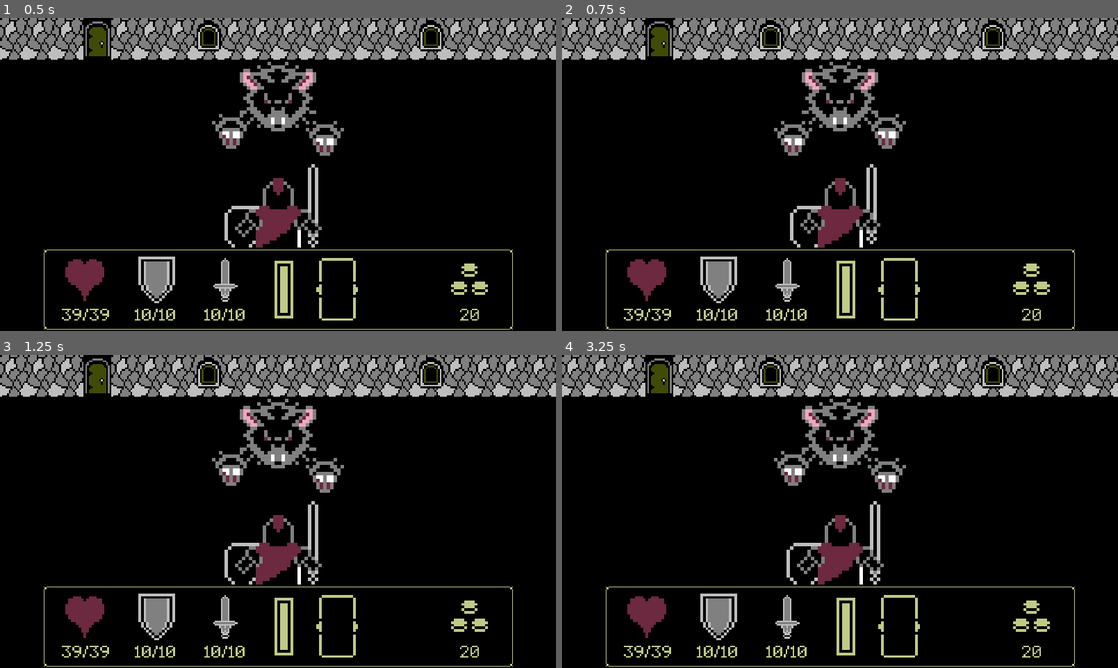
Above: before the commit, frames 1-4 (two rows, left to right).
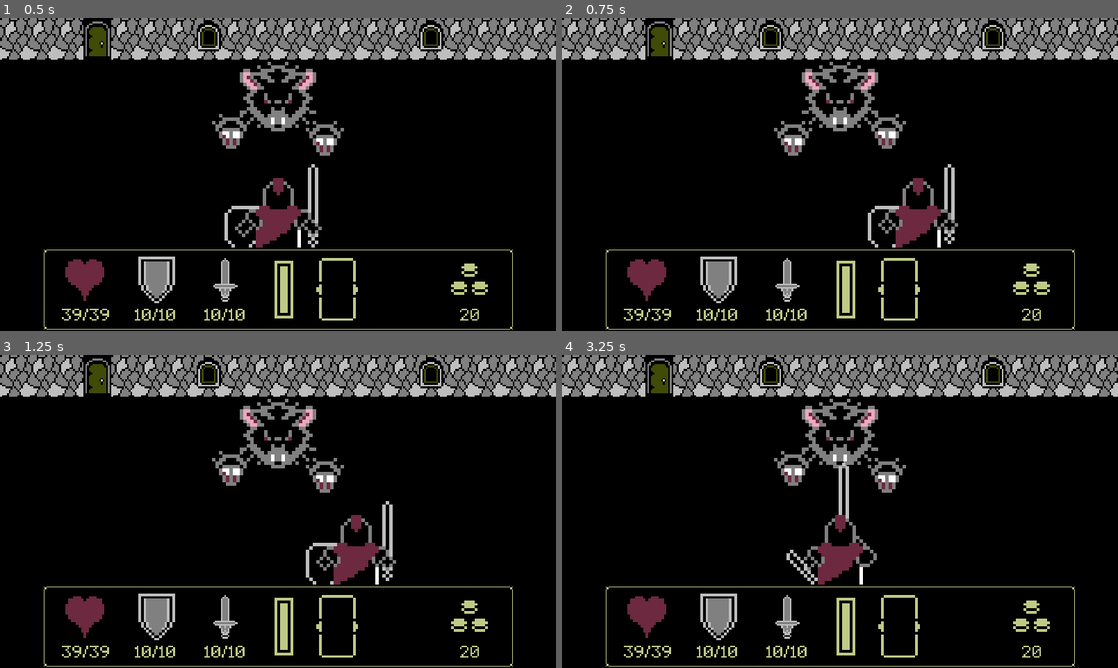
Above: after the commit, the same moments.

Repository: ChrisGlenn/tdaci
Game: Godot game, scene res://Scenes/Battleground/battleground.tscn
The game is run twice, just before and just after one commit, with the same random seed, the same clock (stepped at 60 frames per second) and the same inputs. Before the commit the project has no main scene; this scene is started directly in both runs.
Inputs:
- Up to frame 1 (0.5 s): no input
- Up to frame 2 (0.75 s): tap Enter at 0.5 s; hold Right (ci_RIGHT) from 0.53 s (still down); tap Space (ci_A, bound only after the commit) at 0.6 s
- Up to frame 3 (1.25 s): keep holding Right (ci_RIGHT)
- Up to frame 4 (3.25 s): release Right (ci_RIGHT) at 1.28 s; hold Down (ci_DOWN) 1.28-2.03 s; tap End (ci_END) at 1.35 s; tap Space (ci_A, bound only after the commit) at 1.55, 2, 2.1, 2.85 s; hold Right (ci_RIGHT) 2.03-2.78 s; hold Up (ci_UP) from 2.78 s (still down)

Frame 1 is identical in both runs. In frame 2, 2.8% of the frame differs, in the area x 41-72%, y 46-74%; in frame 3, 2.9%, in the area x 40-72%, y 46-74%; in frame 4, 0.8%.

Commit message:
8/28/2024 NOON

Diff:
--- a/Scenes/Battlers/Fighter_Battler/fighter_battler.gd
+++ b/Scenes/Battlers/Fighter_Battler/fighter_battler.gd
@@ -3,30 +3,80 @@
 # if the player is the fighter class then this is the battler for them!
 @onready var FIGHTER_ANIM = $Animation_Fighter
 @export var cool_down : int = 60 # cool down period between movements
-var FIGHTER_STATE : String = "IDLE" # IDLE, HIT, ATTACK, BLOCK, DEAD, DODGE LEFT, DODGE RIGHT, FATIGUED, CASTING, ITEM
+@export var stamina_regen : int = 4 # period in between stamina regen
+var FIGHTER_STATE : String = "IDLE" # IDLE, HIT, ATTACK, BLOCK, DEAD, DODGE_LEFT, DODGE_RIGHT, DODGE_BACK, FATIGUED, CASTING, ITEM
+var detect_input : bool = true # used to control input detection
 var cool_down_rec # keeps track of cool_down
+var stamina_regen_rec # holds the stamina_regen setting
+var is_blocking : bool = false # true if the player is blocking
 
 
 func _ready():
-    cool_down_rec = cool_down # record the cool_down setting
+	cool_down_rec = cool_down # record the cool_down setting
+	stamina_regen_rec = stamina_regen # record the stamina_regen setting
+	FIGHTER_ANIM.play("idle")
 
 func _process(delta):
-    fighter_control(delta) # fighter control function
+	fighter_control(delta) # fighter control function
 
 
-func fighter_control(_clock):
-    # the fighter ai is totally dependent on the player's input so there IS no ai
-    # the fighter will stay idle until player input is detected or the player is hit or killed
-    if FIGHTER_STATE == "IDLE":
-        # idle state ideally awaiting user input...
-        FIGHTER_ANIM.play("idle")
-    elif FIGHTER_STATE == "HIT":
-        pass
-    elif FIGHTER_STATE == "FATIGUED":
-        pass
-    elif FIGHTER_STATE == "CASTING":
-        pass
-    elif FIGHTER_STATE == "ITEM":
-        pass
-    elif FIGHTER_STATE == "DEAD":
-        pass
+func fighter_control(clock):
+	# the fighter ai is totally dependent on the player's input so there IS no ai
+	# the fighter will stay idle until player input is detected or the player is hit or killed
+	if Globals.player_hp > 0:
+		# MOVEMENT/INPUT
+		# movement cool down
+		if cool_down > 0:
+			cool_down -= clock * Globals.timer_ctrl # decrement cool_down
+		else:
+			if detect_input:
+				# check for input from the player and then check from there
+				# DODGE LEFT
+				if Input.is_action_just_pressed("ci_LEFT"):
+					FIGHTER_ANIM.play("dodge_left") # play the animation
+					# decrement stamina check
+					detect_input = false # stop input detection
+				# DODGE RIGHT
+				if Input.is_action_just_pressed("ci_RIGHT"):
+					FIGHTER_ANIM.play("dodge_right") # play the animation
+					# decrement stamina check
+					detect_input = false # stop input detection
+				# DODGE BACK
+				if Input.is_action_just_pressed("ci_DOWN"):
+					FIGHTER_ANIM.play("dodge_back") # play the animation
+					# decrement stamina check
+					detect_input = false # stop input detection
+				# ATTACK
+				if Input.is_action_just_pressed("ci_A"):
+					FIGHTER_ANIM.play("attack") # play the animation
+					# decrement stamina check
+					detect_input = false # stop input detection
+		# STAMINA REGENERATION
+		if Globals.player_stamina > 0:
+			# if the player's stamina is above 0 (not fatigued)
+			# then the stamina will slowly regenerate
+			if Globals.player_stamina < 100:
+				if stamina_regen > 0:
+					stamina_regen -= clock * Globals.timer_ctrl # decrement
+				else:
+					Globals.player_stamina += 1 # increment player stamina
+					stamina_regen = stamina_regen_rec # reset the stamina regen
+			else:
+				Globals.player_stamina = 100 # stop it from going OVER 100
+
+
+func _on_animation_fighter_animation_finished(anim_name):
+	# this function plays when the animation player is done playing
+	if anim_name == "dodge_left" or anim_name == "dodge_right" or anim_name == "dodge_back":
+		cool_down = cool_down_rec # reset the cool_down period
+		detect_input = true # hand back control to the player
+		FIGHTER_ANIM.play("idle") # play the idle animation
+	elif anim_name == "attack":
+		cool_down = cool_down_rec # reset the cool_down period
+		detect_input = true # hand back control to the player
+		FIGHTER_ANIM.play("idle") # play the idle animation
+
+func _on_fighter_body_area_entered(area):
+	# this detects when another area has entered the 'fighter_body' area
+	if area.is_in_group("ENEMY"):
+		print("HIT!!") # DEBUG
--- a/Scenes/Battlers/Fighter_Battler/fighter_battler.tscn
+++ b/Scenes/Battlers/Fighter_Battler/fighter_battler.tscn
@@ -9,7 +9,78 @@
 [sub_resource type="RectangleShape2D" id="RectangleShape2D_vhwye"]
 size = Vector2(8, 64)
 
-[sub_resource type="Animation" id="Animation_hfioq"]
+[sub_resource type="Animation" id="Animation_lma4v"]
+length = 0.001
+tracks/0/type = "value"
+tracks/0/imported = false
+tracks/0/enabled = true
+tracks/0/path = NodePath("fighter_body/Sprite2D:frame")
+tracks/0/interp = 1
+tracks/0/loop_wrap = true
+tracks/0/keys = {
+"times": PackedFloat32Array(0),
+"transitions": PackedFloat32Array(1),
+"update": 1,
+"values": [0]
+}
+tracks/1/type = "value"
+tracks/1/imported = false
+tracks/1/enabled = true
+tracks/1/path = NodePath("fighter_body:position")
+tracks/1/interp = 1
+tracks/1/loop_wrap = true
+tracks/1/keys = {
+"times": PackedFloat32Array(0),
+"transitions": PackedFloat32Array(1),
+"update": 0,
+"values": [Vector2(0, 0)]
+}
+tracks/2/type = "value"
+tracks/2/imported = false
+tracks/2/enabled = true
+tracks/2/path = NodePath("weapon_collider:position")
+tracks/2/interp = 1
+tracks/2/loop_wrap = true
+tracks/2/keys = {
+"times": PackedFloat32Array(0),
+"transitions": PackedFloat32Array(1),
+"update": 0,
+"values": [Vector2(50, 0)]
+}
+
+[sub_resource type="Animation" id="Animation_wjgqs"]
+resource_name = "dodge_left"
+length = 0.7
+tracks/0/type = "value"
+tracks/0/imported = false
+tracks/0/enabled = true
+tracks/0/path = NodePath("fighter_body:position")
+tracks/0/interp = 1
+tracks/0/loop_wrap = true
+tracks/0/keys = {
+"times": PackedFloat32Array(0, 0.666667),
+"transitions": PackedFloat32Array(1, 1),
+"update": 1,
+"values": [Vector2(-90, 0), Vector2(0, 0)]
+}
+
+[sub_resource type="Animation" id="Animation_yu18y"]
+resource_name = "dodge_right"
+length = 0.7
+tracks/0/type = "value"
+tracks/0/imported = false
+tracks/0/enabled = true
+tracks/0/path = NodePath("fighter_body:position")
+tracks/0/interp = 1
+tracks/0/loop_wrap = true
+tracks/0/keys = {
+"times": PackedFloat32Array(0),
+"transitions": PackedFloat32Array(1),
+"update": 1,
+"values": [Vector2(90, 0)]
+}
+
+[sub_resource type="Animation" id="Animation_i4hx5"]
 resource_name = "idle"
 loop_mode = 1
 tracks/0/type = "value"
@@ -24,32 +95,131 @@
 "update": 1,
 "values": [0, 1]
 }
-
-[sub_resource type="Animation" id="Animation_53wcy"]
-length = 0.001
-tracks/0/type = "value"
-tracks/0/imported = false
-tracks/0/enabled = true
-tracks/0/path = NodePath("fighter_body/Sprite2D:frame")
-tracks/0/interp = 1
-tracks/0/loop_wrap = true
-tracks/0/keys = {
-"times": PackedFloat32Array(0),
-"transitions": PackedFloat32Array(1),
-"update": 1,
-"values": [0]
-}
-
-[sub_resource type="AnimationLibrary" id="AnimationLibrary_34ybk"]
+tracks/1/type = "value"
+tracks/1/imported = false
+tracks/1/enabled = true
+tracks/1/path = NodePath("fighter_body:position")
+tracks/1/interp = 1
+tracks/1/loop_wrap = true
+tracks/1/keys = {
+"times": PackedFloat32Array(0),
+"transitions": PackedFloat32Array(1),
+"update": 1,
+"values": [Vector2(0, 0)]
+}
+tracks/2/type = "value"
+tracks/2/imported = false
+tracks/2/enabled = true
+tracks/2/path = NodePath("weapon_collider:position")
+tracks/2/interp = 1
+tracks/2/loop_wrap = true
+tracks/2/keys = {
+"times": PackedFloat32Array(0),
+"transitions": PackedFloat32Array(1),
+"update": 1,
+"values": [Vector2(50, 0)]
+}
+
+[sub_resource type="Animation" id="Animation_gu7jx"]
+resource_name = "block"
+length = 0.7
+tracks/0/type = "value"
+tracks/0/imported = false
+tracks/0/enabled = true
+tracks/0/path = NodePath("fighter_body/Sprite2D:frame")
+tracks/0/interp = 1
+tracks/0/loop_wrap = true
+tracks/0/keys = {
+"times": PackedFloat32Array(0),
+"transitions": PackedFloat32Array(1),
+"update": 1,
+"values": [2]
+}
+tracks/1/type = "value"
+tracks/1/imported = false
+tracks/1/enabled = true
+tracks/1/path = NodePath("fighter_body:position")
+tracks/1/interp = 1
+tracks/1/loop_wrap = true
+tracks/1/keys = {
+"times": PackedFloat32Array(0.0333333),
+"transitions": PackedFloat32Array(1),
+"update": 1,
+"values": [Vector2(0, 0)]
+}
+
+[sub_resource type="Animation" id="Animation_wc6ga"]
+resource_name = "dodge_back"
+length = 0.7
+tracks/0/type = "value"
+tracks/0/imported = false
+tracks/0/enabled = true
+tracks/0/path = NodePath("fighter_body/Sprite2D:frame")
+tracks/0/interp = 1
+tracks/0/loop_wrap = true
+tracks/0/keys = {
+"times": PackedFloat32Array(0),
+"transitions": PackedFloat32Array(1),
+"update": 1,
+"values": [2]
+}
+tracks/1/type = "value"
+tracks/1/imported = false
+tracks/1/enabled = true
+tracks/1/path = NodePath("fighter_body:position")
+tracks/1/interp = 1
+tracks/1/loop_wrap = true
+tracks/1/keys = {
+"times": PackedFloat32Array(0),
+"transitions": PackedFloat32Array(1),
+"update": 1,
+"values": [Vector2(0, 60)]
+}
+
+[sub_resource type="Animation" id="Animation_q7n2s"]
+resource_name = "attack"
+length = 0.5
+tracks/0/type = "value"
+tracks/0/imported = false
+tracks/0/enabled = true
+tracks/0/path = NodePath("fighter_body/Sprite2D:frame")
+tracks/0/interp = 1
+tracks/0/loop_wrap = true
+tracks/0/keys = {
+"times": PackedFloat32Array(0, 0.1),
+"transitions": PackedFloat32Array(1, 1),
+"update": 1,
+"values": [2, 5]
+}
+tracks/1/type = "value"
+tracks/1/imported = false
+tracks/1/enabled = true
+tracks/1/path = NodePath("weapon_collider:position")
+tracks/1/interp = 1
+tracks/1/loop_wrap = true
+tracks/1/keys = {
+"times": PackedFloat32Array(0.1),
+"transitions": PackedFloat32Array(1),
+"update": 1,
+"values": [Vector2(14, -48)]
+}
+
+[sub_resource type="AnimationLibrary" id="AnimationLibrary_578nr"]
 _data = {
-"RESET": SubResource("Animation_53wcy"),
-"idle": SubResource("Animation_hfioq")
+"RESET": SubResource("Animation_lma4v"),
+"attack": SubResource("Animation_q7n2s"),
+"block": SubResource("Animation_gu7jx"),
+"dodge_back": SubResource("Animation_wc6ga"),
+"dodge_left": SubResource("Animation_wjgqs"),
+"dodge_right": SubResource("Animation_yu18y"),
+"idle": SubResource("Animation_i4hx5")
 }
 
 [node name="fighter_battler" type="Node2D"]
 script = ExtResource("1_whh1v")
-
-[node name="fighter_body" type="Area2D" parent="."]
+cool_down = 30
+
+[node name="fighter_body" type="Area2D" parent="." groups=["PLAYER"]]
 
 [node name="Sprite2D" type="Sprite2D" parent="fighter_body"]
 texture_filter = 1
@@ -62,7 +232,7 @@
 position = Vector2(6, 24)
 shape = SubResource("RectangleShape2D_mu0x7")
 
-[node name="weapon_collider" type="Area2D" parent="."]
+[node name="weapon_collider" type="Area2D" parent="." groups=["PLAYER_WEAPON"]]
 position = Vector2(50, 0)
 
 [node name="CollisionShape2D" type="CollisionShape2D" parent="weapon_collider"]
@@ -71,5 +241,8 @@
 
 [node name="Animation_Fighter" type="AnimationPlayer" parent="."]
 libraries = {
-"": SubResource("AnimationLibrary_34ybk")
-}
+"": SubResource("AnimationLibrary_578nr")
+}
+
+[connection signal="area_entered" from="fighter_body" to="." method="_on_fighter_body_area_entered"]
+[connection signal="animation_finished" from="Animation_Fighter" to="." method="_on_animation_fighter_animation_finished"]
--- a/Scenes/Battlers/Rat/rat_battler.gd
+++ b/Scenes/Battlers/Rat/rat_battler.gd
@@ -69,6 +69,6 @@
 
 
 func _on_rat_head_area_entered(area):
-	if area.is_in_group("PLAYER"):
+	if area.is_in_group("PLAYER_WEAPON"):
 		# the rat is HIT
-		pass
+		print("RAT HIT!!!") # DEBUG
--- a/Scenes/Battlers/Rat/rat_battler.tscn
+++ b/Scenes/Battlers/Rat/rat_battler.tscn
@@ -265,6 +265,46 @@
 "values": [Vector2(1, 1)]
 }
 
+[sub_resource type="Animation" id="Animation_8d1m3"]
+resource_name = "die"
+length = 5.0
+tracks/0/type = "value"
+tracks/0/imported = false
+tracks/0/enabled = true
+tracks/0/path = NodePath("Rat_Head/RH_Sprite:frame")
+tracks/0/interp = 1
+tracks/0/loop_wrap = true
+tracks/0/keys = {
+"times": PackedFloat32Array(0),
+"transitions": PackedFloat32Array(1),
+"update": 1,
+"values": [4]
+}
+tracks/1/type = "value"
+tracks/1/imported = false
+tracks/1/enabled = true
+tracks/1/path = NodePath("Rat_Claw_Left:position")
+tracks/1/interp = 1
+tracks/1/loop_wrap = true
+tracks/1/keys = {
+"times": PackedFloat32Array(0),
+"transitions": PackedFloat32Array(1),
+"update": 1,
+"values": [Vector2(-54, 48)]
+}
+tracks/2/type = "value"
+tracks/2/imported = false
+tracks/2/enabled = true
+tracks/2/path = NodePath("Rat_Claw_Right:position")
+tracks/2/interp = 1
+tracks/2/loop_wrap = true
+tracks/2/keys = {
+"times": PackedFloat32Array(0),
+"transitions": PackedFloat32Array(1),
+"update": 1,
+"values": [Vector2(54, 48)]
+}
+
 [sub_resource type="Animation" id="Animation_5ubux"]
 resource_name = "idle"
 loop_mode = 1
@@ -327,46 +367,6 @@
 "transitions": PackedFloat32Array(1),
 "update": 1,
 "values": [Vector2(1, 1)]
-}
-
-[sub_resource type="Animation" id="Animation_8d1m3"]
-resource_name = "die"
-length = 5.0
-tracks/0/type = "value"
-tracks/0/imported = false
-tracks/0/enabled = true
-tracks/0/path = NodePath("Rat_Head/RH_Sprite:frame")
-tracks/0/interp = 1
-tracks/0/loop_wrap = true
-tracks/0/keys = {
-"times": PackedFloat32Array(0),
-"transitions": PackedFloat32Array(1),
-"update": 1,
-"values": [4]
-}
-tracks/1/type = "value"
-tracks/1/imported = false
-tracks/1/enabled = true
-tracks/1/path = NodePath("Rat_Claw_Left:position")
-tracks/1/interp = 1
-tracks/1/loop_wrap = true
-tracks/1/keys = {
-"times": PackedFloat32Array(0),
-"transitions": PackedFloat32Array(1),
-"update": 1,
-"values": [Vector2(-54, 48)]
-}
-tracks/2/type = "value"
-tracks/2/imported = false
-tracks/2/enabled = true
-tracks/2/path = NodePath("Rat_Claw_Right:position")
-tracks/2/interp = 1
-tracks/2/loop_wrap = true
-tracks/2/keys = {
-"times": PackedFloat32Array(0),
-"transitions": PackedFloat32Array(1),
-"update": 1,
-"values": [Vector2(54, 48)]
 }
 
 [sub_resource type="AnimationLibrary" id="AnimationLibrary_dyk4v"]
@@ -379,12 +379,12 @@
 "idle": SubResource("Animation_5ubux")
 }
 
-[node name="Rat_Battler" type="Node2D"]
+[node name="Rat_Battler" type="Node2D" groups=["ENEMY"]]
 script = ExtResource("1_vrbo1")
 rat_incrementer = 50
 metadata/_edit_group_ = true
 
-[node name="Rat_Head" type="Area2D" parent="."]
+[node name="Rat_Head" type="Area2D" parent="." groups=["ENEMY"]]
 
 [node name="RH_Sprite" type="Sprite2D" parent="Rat_Head"]
 texture_filter = 1
@@ -395,7 +395,7 @@
 [node name="RH_Coll_Shape" type="CollisionShape2D" parent="Rat_Head"]
 shape = SubResource("RectangleShape2D_2pgh1")
 
-[node name="Rat_Claw_Left" type="Area2D" parent="."]
+[node name="Rat_Claw_Left" type="Area2D" parent="." groups=["ENEMY"]]
 position = Vector2(-54, 40)
 
 [node name="Rat_Claw_L_Sprite" type="Sprite2D" parent="Rat_Claw_Left"]
@@ -408,7 +408,7 @@
 [node name="Rat_Claw_L_Coll_Shape" type="CollisionShape2D" parent="Rat_Claw_Left"]
 shape = SubResource("RectangleShape2D_8njob")
 
-[node name="Rat_Claw_Right" type="Area2D" parent="."]
+[node name="Rat_Claw_Right" type="Area2D" parent="." groups=["ENEMY"]]
 position = Vector2(54, 48)
 
 [node name="Rat_Claw_R_Sprite" type="Sprite2D" parent="Rat_Claw_Right"]
--- a/Scenes/UI/HUD/hud.gd
+++ b/Scenes/UI/HUD/hud.gd
@@ -28,6 +28,9 @@
     # run the icon update function
     icon_update()
 
+func _process(_delta):
+    pass
+
 
 func icon_update():
     # a function to update the hud icons based on their relative stat
--- a/project.godot
+++ b/project.godot
@@ -13,6 +13,7 @@
 config/name="The Dragon at Castle Ivalyn"
 config/description="Action-RPG"
 config/version="0.01"
+run/main_scene="res://Scenes/Battleground/battleground.tscn"
 config/features=PackedStringArray("4.3", "Forward Plus")
 config/icon="res://icon.svg"
 
@@ -24,7 +25,6 @@
 
 window/size/viewport_width=640
 window/size/viewport_height=360
-window/size/mode=2
 window/size/window_width_override=1280
 window/size/window_height_override=720
 window/stretch/mode="viewport"
@@ -64,3 +64,8 @@
 "events": [Object(InputEventKey,"resource_local_to_scene":false,"resource_name":"","device":-1,"window_id":0,"alt_press …(195 unchanged characters)…
 ]
 }
+ci_A={
+"deadzone": 0.5,
+"events": [Object(InputEventKey,"resource_local_to_scene":false,"resource_name":"","device":-1,"window_id":0,"alt_pressed":false,"shift_pressed":false,"ctrl_pressed":false,"meta_pressed":false,"pressed":false,"keycode":0,"physical_keycode":32,"key_label":0,"unicode":32,"location":0,"echo":false,"script":null)
+]
+}
Binary file changed: Art/Fighter.aseprite
Not shown, changed: Notes/todo.txt
Not shown: 1 places in Scenes/Battlers/Fighter_Battler/fighter_battler.tscn that only renumber resources
